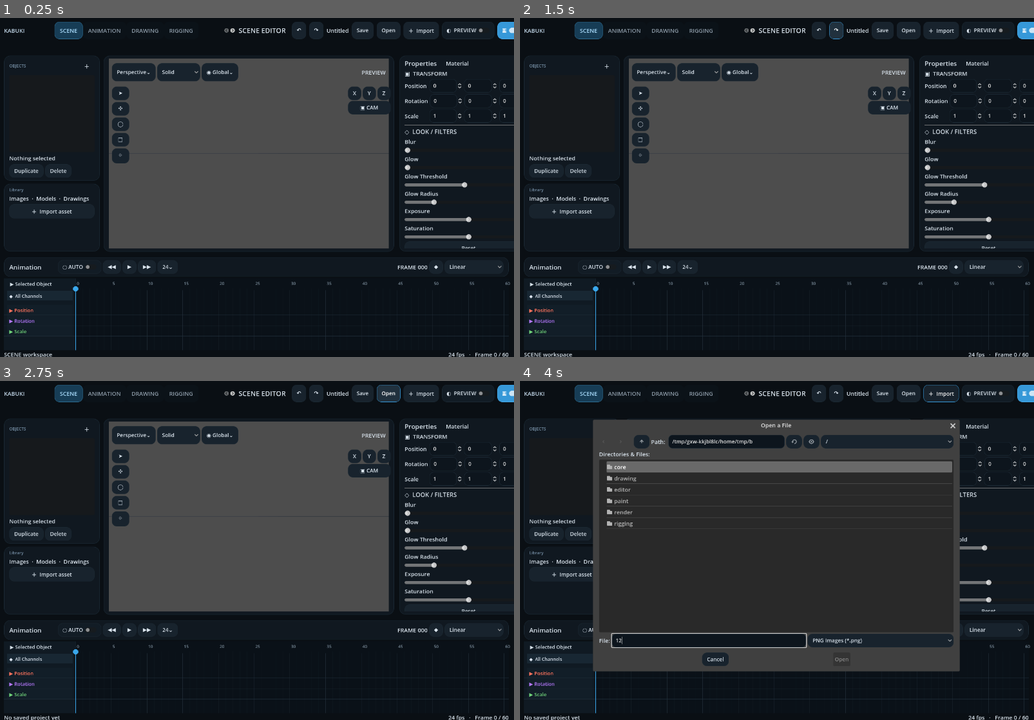
Above: before the commit, frames 1-4 (two rows, left to right).
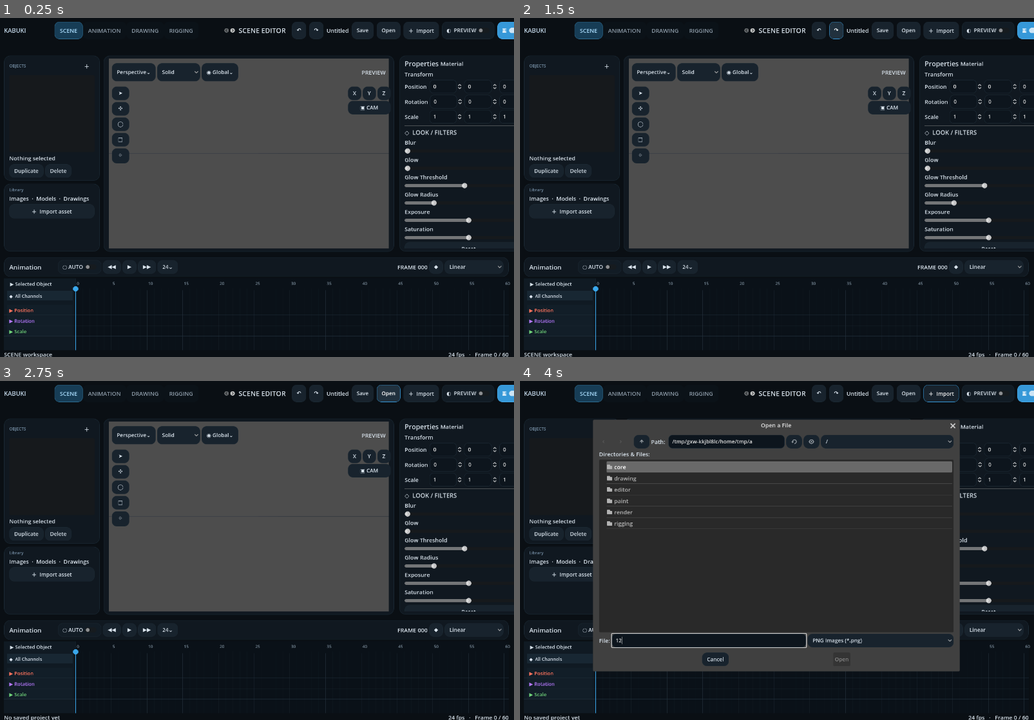
Above: after the commit, the same moments.

Repository: Onnevan/Kabuki
Game: Godot game, scene res://editor/main.tscn
The game is run twice, just before and just after one commit, with the same random seed, the same clock (stepped at 60 frames per second) and the same inputs.
Inputs (mouse positions are in pixels of both pictures, inside the frame that each line leads up to):
- Up to frame 1 (0.25 s): no input
- Up to frame 2 (1.5 s): click "↶" at 0.5 s; click "↷" at 1.25 s
- Up to frame 3 (2.75 s): click "Open" at 2 s
- Up to frame 4 (4 s): click "＋ Import" at 2.75 s; click (710, 642) at 3.52 s; type "12" at 3.6 s

The runs differ from the first frame. In frame 1, 1.0% of the frame differs, in the area x 0-100%, y 3-69%; in frame 2, 1.0%; in frame 3, 1.0%; in frame 4, 0.4%.

Commit message:
Increase hierarchy and remove remaining DCC-style labels

Diff:
--- a/editor/main.tscn
+++ b/editor/main.tscn
@@ -34,7 +34,7 @@
 custom_minimum_size=Vector2(126,40)
 text="KABUKI"
 theme_override_colors/font_color=Color(0.76,0.84,0.91,1)
-theme_override_font_sizes/font_size=15
+theme_override_font_sizes/font_size=16
 vertical_alignment=1
 [node name="WorkspaceTabs" type="TabBar" parent="TopBar"]
 unique_name_in_owner=true
@@ -268,43 +268,43 @@
 offset_bottom=116.0
 theme_override_constants/separation=6
 [node name="StrokeTool" type="Button" parent="DrawingToolRail"]
-custom_minimum_size=Vector2(42,42)
+custom_minimum_size=Vector2(50,50)
 unique_name_in_owner=true
 text="✎"
 tooltip_text="Draw in 3D space"
 [node name="BitmapTool" type="Button" parent="DrawingToolRail"]
-custom_minimum_size=Vector2(42,42)
+custom_minimum_size=Vector2(50,50)
 unique_name_in_owner=true
 text="▧"
 tooltip_text="Paint on this canvas"
 [node name="EraseTool" type="Button" parent="DrawingToolRail"]
-custom_minimum_size=Vector2(42,42)
+custom_minimum_size=Vector2(50,50)
 unique_name_in_owner=true
 text="⌫"
 tooltip_text="Eraser"
 [node name="SculptTool" type="Button" parent="DrawingToolRail"]
-custom_minimum_size=Vector2(42,42)
+custom_minimum_size=Vector2(50,50)
 unique_name_in_owner=true
 text="≈"
 tooltip_text="Shape spatial strokes"
 [node name="ToolSep" type="HSeparator" parent="DrawingToolRail"]
 [node name="BitmapBrush" type="Button" parent="DrawingToolRail"]
-custom_minimum_size=Vector2(42,42)
+custom_minimum_size=Vector2(50,50)
 unique_name_in_owner=true
 text="●"
 tooltip_text="Soft brush"
 [node name="BitmapPencil" type="Button" parent="DrawingToolRail"]
-custom_minimum_size=Vector2(42,42)
+custom_minimum_size=Vector2(50,50)
 unique_name_in_owner=true
 text="✎"
 tooltip_text="Pencil"
 [node name="BitmapSmudge" type="Button" parent="DrawingToolRail"]
-custom_minimum_size=Vector2(42,42)
+custom_minimum_size=Vector2(50,50)
 unique_name_in_owner=true
 text="≈"
 tooltip_text="Smudge / blend paint"
 [node name="BitmapLassoFill" type="Button" parent="DrawingToolRail"]
-custom_minimum_size=Vector2(42,42)
+custom_minimum_size=Vector2(50,50)
 unique_name_in_owner=true
 text="⬡"
 tooltip_text="Lasso fill"
@@ -356,27 +356,27 @@
 tooltip_text="Gradient direction"
 
 [node name="BitmapEraser" type="Button" parent="DrawingToolRail"]
-custom_minimum_size=Vector2(42,42)
+custom_minimum_size=Vector2(50,50)
 unique_name_in_owner=true
 text="◌"
 tooltip_text="Bitmap eraser"
 [node name="BitmapLine" type="Button" parent="DrawingToolRail"]
-custom_minimum_size=Vector2(42,42)
+custom_minimum_size=Vector2(50,50)
 unique_name_in_owner=true
 text="╱"
 tooltip_text="Line"
 [node name="BitmapRect" type="Button" parent="DrawingToolRail"]
-custom_minimum_size=Vector2(42,42)
+custom_minimum_size=Vector2(50,50)
 unique_name_in_owner=true
 text="□"
 tooltip_text="Rectangle"
 [node name="BitmapEllipse" type="Button" parent="DrawingToolRail"]
-custom_minimum_size=Vector2(42,42)
+custom_minimum_size=Vector2(50,50)
 unique_name_in_owner=true
 text="○"
 tooltip_text="Ellipse"
 [node name="BitmapFillTool" type="Button" parent="DrawingToolRail"]
-custom_minimum_size=Vector2(42,42)
+custom_minimum_size=Vector2(50,50)
 unique_name_in_owner=true
 text="▣"
 tooltip_text="Flood fill"
@@ -603,11 +603,11 @@
 [node name="InspectorTabs" type="HBoxContainer" parent="RightPanel/InspectorPanel/InspectorScroll/Inspector"]
 [node name="Properties" type="Label" parent="RightPanel/InspectorPanel/InspectorScroll/Inspector/InspectorTabs"]
 text="Properties"
-theme_override_font_sizes/font_size=17
+theme_override_font_sizes/font_size=18
 [node name="MaterialTab" type="Label" parent="RightPanel/InspectorPanel/InspectorScroll/Inspector/InspectorTabs"]
-text="     Material"
+text="Material"
 [node name="ObjectSection" type="Label" parent="RightPanel/InspectorPanel/InspectorScroll/Inspector"]
-text="▣  TRANSFORM"
+text="Transform"
 [node name="PositionRow" type="HBoxContainer" parent="RightPanel/InspectorPanel/InspectorScroll/Inspector"]
 [node name="Label" type="Label" parent="RightPanel/InspectorPanel/InspectorScroll/Inspector/PositionRow"]
 custom_minimum_size=Vector2(62,0)
@@ -686,8 +686,8 @@
 [node name="ObjectProperties" type="VBoxContainer" parent="RightPanel/InspectorPanel/InspectorScroll/Inspector"]
 unique_name_in_owner=true
 [node name="MaterialTitle" type="Label" parent="RightPanel/InspectorPanel/InspectorScroll/Inspector/ObjectProperties"]
-text="◇  MATERIAL"
-theme_override_font_sizes/font_size=16
+text="Material"
+theme_override_font_sizes/font_size=22
 [node name="MaterialColorText" type="Label" parent="RightPanel/InspectorPanel/InspectorScroll/Inspector/ObjectProperties"]
 text="Base Color"
 [node name="MaterialColor" type="ColorPickerButton" parent="RightPanel/InspectorPanel/InspectorScroll/Inspector/ObjectProperties"]
@@ -708,14 +708,14 @@
 step=0.01
 [node name="MaterialTwoSided" type="CheckButton" parent="RightPanel/InspectorPanel/InspectorScroll/Inspector/ObjectProperties"]
 unique_name_in_owner=true
-text="2 Sided"
+text="Two sided"
 button_pressed=true
 
 [node name="CameraProperties" type="VBoxContainer" parent="RightPanel/InspectorPanel/InspectorScroll/Inspector"]
 unique_name_in_owner=true
 visible=false
 [node name="CameraTitle" type="Label" parent="RightPanel/InspectorPanel/InspectorScroll/Inspector/CameraProperties"]
-text="▣  CAMERA"
+text="Camera"
 theme_override_font_sizes/font_size=16
 [node name="FovLabel" type="Label" parent="RightPanel/InspectorPanel/InspectorScroll/Inspector/CameraProperties"]
 text="Field of View"
@@ -741,10 +741,10 @@
 step=1.0
 value=1080.0
 [node name="DofTitle" type="Label" parent="RightPanel/InspectorPanel/InspectorScroll/Inspector/CameraProperties"]
-text="DEPTH OF FIELD"
+text="Depth of field"
 [node name="CameraDofEnabled" type="CheckButton" parent="RightPanel/InspectorPanel/InspectorScroll/Inspector/CameraProperties"]
 unique_name_in_owner=true
-text="Enable DOF"
+text="Depth of field"
 [node name="FocusLabel" type="Label" parent="RightPanel/InspectorPanel/InspectorScroll/Inspector/CameraProperties"]
 text="Focus Distance"
 [node name="CameraFocusDistance" type="HSlider" parent="RightPanel/InspectorPanel/InspectorScroll/Inspector/CameraProperties"]
